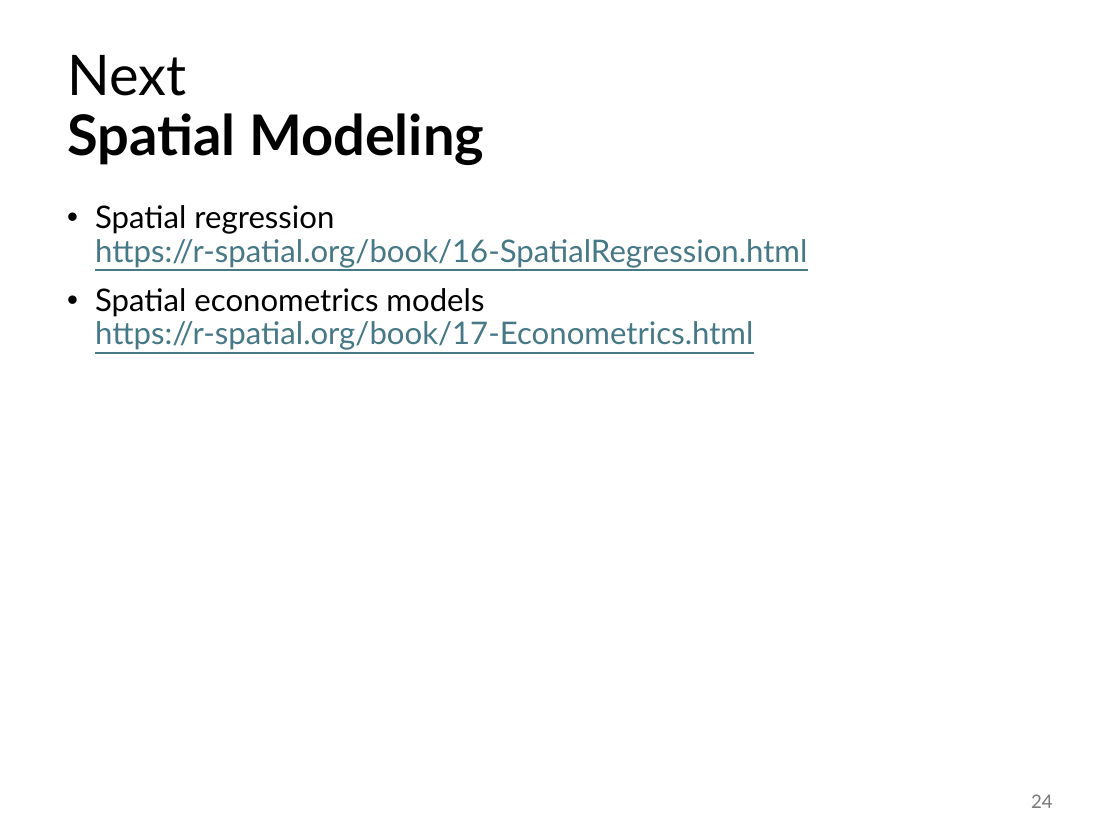
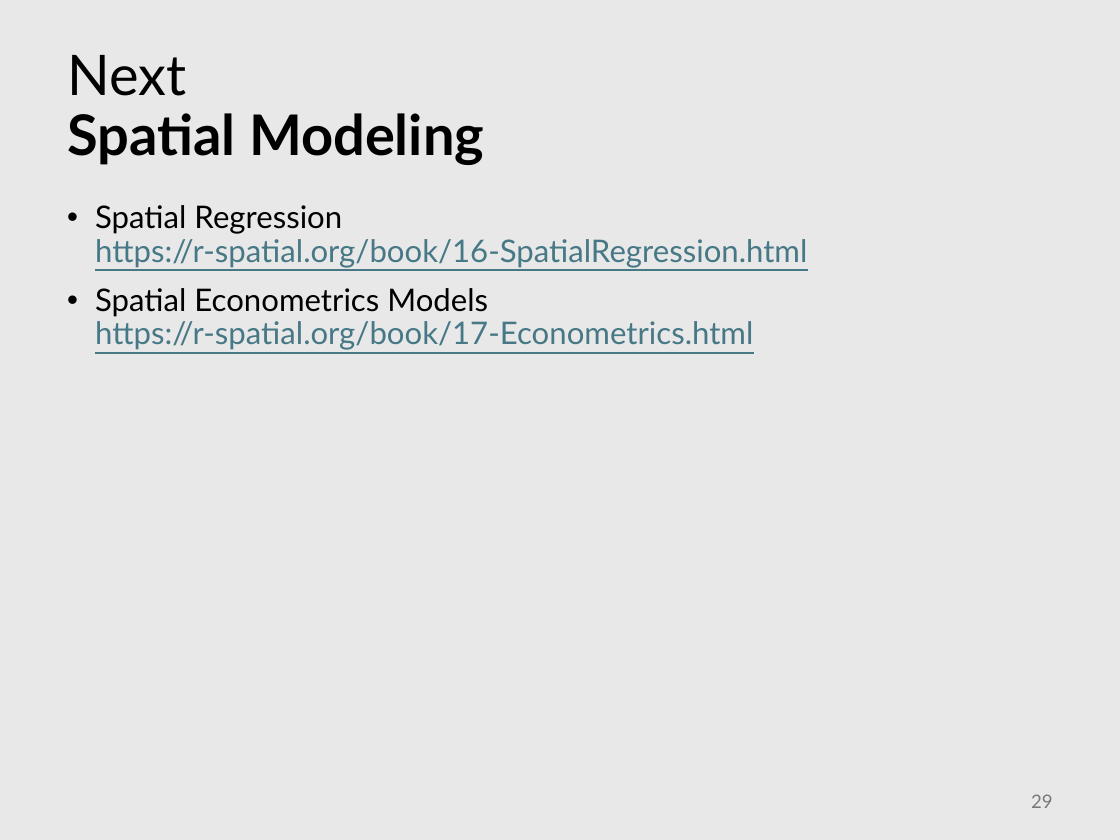
Before and after one commit to abuabara/abuabara.github.io, a slide deck: slide 29 of DAEN489S26/week12_slides.pptx (slide 24 before the commit). Drawn at 1120x840 pixels with LibreOffice and Linux fonts; fonts in the diff are those of the drawing. Boxes give left, top, right and bottom in pixels: in the first picture for what was removed or moved away, otherwise in the second. Text is boxed around its words. In the diff, an @@ line names an element or a change of style, - is before the commit and + after.

```diff
--- a/DAEN489S26/week12_slides.pptx
+++ b/DAEN489S26/week12_slides.pptx
@@ background #FFFFFF to #E8E8E8 @@
@@ text at [95, 205, 807, 350]: text changed @@
-• Spatial regression
-  https://r-spatial.org/book/16-SpatialRegression.html
-• Spatial econometrics models
-  https://r-spatial.org/book/17-Econometrics.html
+• Spatial Regression
+  https://r-spatial.org/book/16-SpatialRegression.html
+• Spatial Econometrics Models
+  https://r-spatial.org/book/17-Econometrics.html
@@ page number at [1031, 794, 1053, 808]: text changed @@
-24
+29
```
Also in this commit, not shown: 15 other slides changed, 7 slides added, 2 slides removed, 1 other file.
